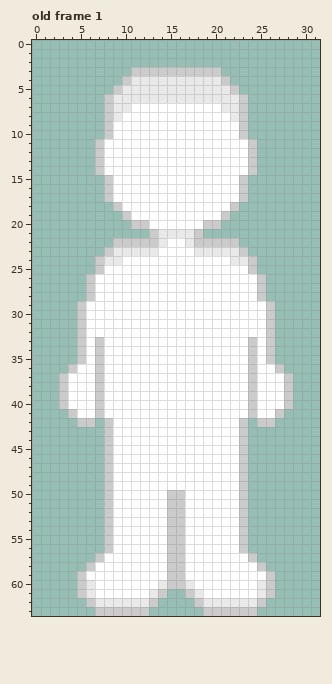
A pixel-art file gets an edit: Assets/Sprites/Player/Front/Player body.aseprite. That is the earlier state.
32x64 pixels, 4 frames. Shown: old frame 1.
Once edited:
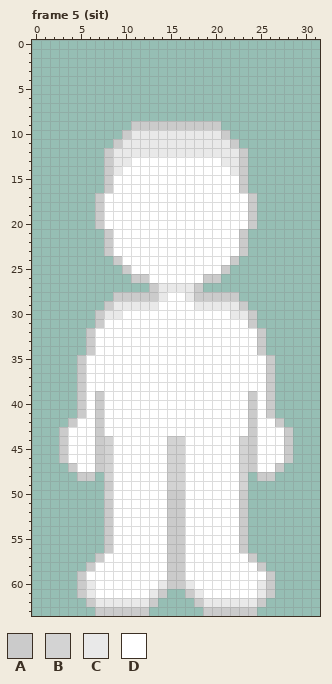
Palette (. is transparent): A #cbcbcb  B #d3d3d3  C #e9e9e9  D #ffffff
A new or re-ordered frame is compared with the old frame closest to it.
What changed:
frames 4 -> 5
Frame 5 (sit) is new; against old frame 1, layers "Arms", "Layer 1":
y 3: x 11..20 AAAAAAAAAA -> ..........
y 4: x 10..21 ACCCCCCCCCCA -> ............
y 5: x 9..22 ACCCCCCCCCCCCA -> ..............
y 6: x 8..23 ACCCCCCCCCCCCCCA -> ................
y 7: x 8..23 ACCDDDDDDDDDDCCA -> ................
y 8: x 8..23 ACDDDDDDDDDDDDCA -> ................
y 9: x 8..23 ADDDDDDDDDDDDDDA -> ...AAAAAAAAAA...
y 10: x 8..23 ADDDDDDDDDDDDDDA -> ..ACCCCCCCCCCA..
y 11: x 7..24 ADDDDDDDDDDDDDDDDA -> ..ACCCCCCCCCCCCA..
y 12: x 7..24 ADDDDDDDDDDDDDDDDA -> .ACCCCCCCCCCCCCCA.
y 13: x 7..10 ADDD -> .ACC; x 21..24 DDDA -> CCA.
y 14: x 7..9 ADD -> .AC; x 22..24 DDA -> CA.
y 17: x 7..8 .A -> AD; x 23..24 A. -> DA
y 18: x 7..9 ..A -> ADD; x 22..24 A.. -> DDA
y 19: x 7..10 ...A -> ADDD; x 21..24 A... -> DDDA
y 20: x 7..12 ....AA -> ADDDDD; x 19..24 AA.... -> DDDDDA
y 21: x 8..23 .....ACCCCA..... -> ADDDDDDDDDDDDDDA
y 22: x 8..14 .AAAAAC -> ADDDDDD; x 17..23 CAAAAA. -> DDDDDDA
y 23: x 9..13 CCCCC -> DDDDD; x 18..22 CCCCC -> DDDDD
y 24: x 7..9 ACC -> ..A; x 22..24 CCA -> A..
y 25: x 7..10 ADDD -> ...A; x 21..24 DDDA -> A...
y 26: x 6..12 ADDDDDD -> .....AA; x 19..25 DDDDDDA -> AA.....
y 27: x 6..25 ADDDDDDDDDDDDDDDDDDA -> .......ACCCCA.......
y 28: x 6..14 ADDDDDDDD -> ...AAAAAC; x 17..25 DDDDDDDDA -> CAAAAA...
y 29: x 5..13 ADDDDDDDD -> ...ACCCCC; x 18..26 DDDDDDDDA -> CCCCCA...
y 30: x 5..9 ADDDD -> ..ACC; x 22..26 DDDDA -> CCA..
y 31: x 5..7 ADD -> ..A; x 24..26 DDA -> A..
y 32: x 5..6 AD -> .A; x 25..26 DA -> A.
y 33..34: x 5..7 ADA -> .AD; x 24..26 ADA -> DA.
y 35: x 7 A -> D; x 24 A -> D
y 36: x 4..5 AD -> .A; x 7 A -> D; x 24 A -> D; x 26..27 DA -> A.
y 37..38: x 3..5 ADD -> ..A; x 7 A -> D; x 24 A -> D; x 26..28 DDA -> A..
y 39..40: x 3..5 ADD -> ..A; x 26..28 DDA -> A..
y 41: x 4..5 AD -> .A; x 26..27 DA -> A.
y 42: x 4..8 .AA.A -> ADDAD; x 23..27 A.AA. -> DADDA
y 43: x 3..8 .....A -> ADDDAD; x 23..28 A..... -> DADDDA
y 44..46: x 3..8 .....A -> ADDDAB; x 15..16 DD -> BB; x 23..28 A..... -> BADDDA
y 47: x 4..8 ....A -> ADDAB; x 15..16 DD -> BB; x 23..27 A.... -> BADDA
y 48: x 5..6 .. -> AA; x 8 A -> B; x 15..16 DD -> BB; x 23 A -> B; x 25..26 .. -> AA
y 49: x 15..16 DD -> BB; x 23 A -> B
y 50: x 8 A -> B
Where, in picture pixels (left, top, right, bottom), the same in both pictures:
changed: (59, 67, 293, 499)
